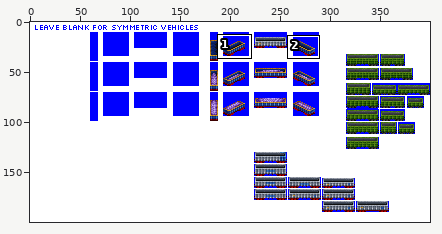
A sprite sheet gets an edit: src/graphics/pony/aggregates_car_pony_gen_5C.png. Above: a wide view before the commit, with the close-up outlined.
Close-up. Before the edit:
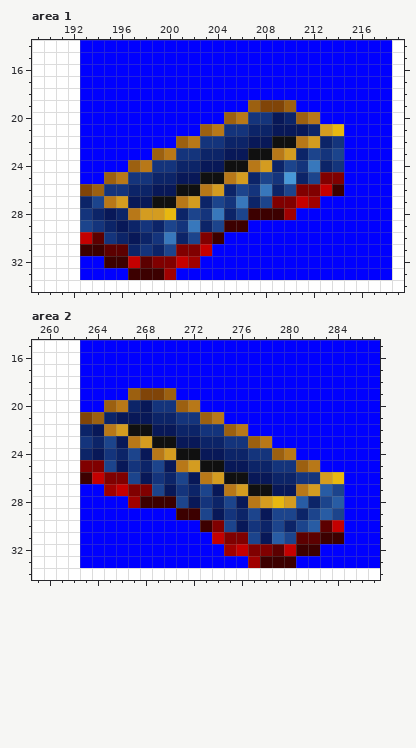
The file is 400x200 pixels. Shown: area 1: x 189..219, y 14..34; area 2: x 259..287, y 15..34. The commit also changed other parts of the picture, which this record leaves out.
The result:
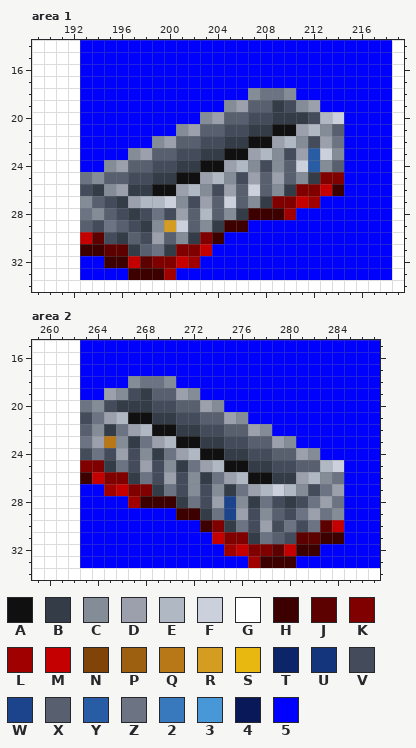
Palette (. is transparent): A #101010  B #343c48  C #848c98  D #9ca0ac  E #b0b8c4  F #ccd0dc  G #ffffff  H #3c0000  J #5c0000  K #800000  L #a00000  M #c40000  N #804408  P #9c6010  Q #b87818  R #d49c20  S #e8b810  T #0c2468  U #14347c  V #444c5c  W #1c448c  X #586070  Y #285ca4  Z #6c7484  2 #3878bc  3 #4898d8  4 #081858  5 #0000ff
The edit:
{"where": "area 1"}
{"y":18,"x":207,"old":"5555","new":"CZZC"}
{"y":19,"x":205,"old":"55PNNP55","new":"CDXXBVCD"}
{"y":20,"x":203,"old":"55PQUU4TPQ55","new":"CDXXVVBBBVEF"}
{"y":21,"x":201,"old":"55PQUUTT444TRS","new":"CDXXVVBBAADECX"}
{"y":22,"x":199,"old":"55PQUUTT44AAQRTU","new":"CDXXVVBBAADECVDZ"}
{"y":23,"x":197,"old":"55PQUUTT44AAQRTWUW","new":"CDXXVVBBAADECVDYFC"}
{"y":24,"x":195,"old":"55PQUUTT44AAQRTWU2TU","new":"CDXXVVBBAADECVCXFYCX"}
{"y":25,"x":193,"old":"55PQUUTT44AAQRTWU3TW","new":"ZCXXVVBBAADECVDXDXCB"}
{"y":26,"x":193,"old":"NPUUTT44AAQRTWU2TW","new":"VBCDBBAADECVDXFXCB"}
{"y":27,"x":193,"old":"TWQR44AAQRTWU2TW","new":"CXVBDEEFCVDXFXCB"}
{"y":28,"x":193,"old":"UT4TQRRSTWU2TW","new":"ZCXVBVZVDXEXCB"}
{"y":29,"x":193,"old":"WUT4TUTWU2TW","new":"XVZXVBCRFXCB"}
{"y":30,"x":195,"old":"UT4TU2TW","new":"VBXVDXCB"}
{"y":31,"x":197,"old":"TUTW","new":"BXZB"}
{"where": "area 2"}
{"y":18,"x":267,"old":"5555","new":"CZZC"}
{"y":19,"x":265,"old":"55PNNP55","new":"DCVBXXDC"}
{"y":20,"x":263,"old":"55PQT4UUPQ55","new":"ZCVBBBVVXXDC"}
{"y":21,"x":263,"old":"NPT444TTUUPQ55","new":"VZDEAABBVVXXDC"}
{"y":22,"x":263,"old":"T4QRAA44TTUUPQ55","new":"XCBZDEAABBVVXXDC"}
{"y":23,"x":263,"old":"UTW4QRAA44TTUUPQ55","new":"ZDQCBZDEAABBVVXXDC"}
{"y":24,"x":263,"old":"T4UTW4QRAA44TTUUPQ55","new":"VZVDVCBZDEAABBVVXXDC"}
{"y":25,"x":265,"old":"W4UTW4QRAA44TTUUPQ55","new":"BZVDVCBZDEAABBVVXXEF"}
{"y":26,"x":267,"old":"W4UTW4QRAA44TTUURS","new":"BZVDVCBZDEAABBDECZ"}
{"y":27,"x":269,"old":"W4UTW4QRAA44QRYW","new":"BZVCVCBZDEFECVZD"}
{"y":28,"x":271,"old":"W4UT","new":"BZVD"}
{"y":28,"x":276,"old":"4QRSRYTWY","new":"CBZVBVZDZ"}
{"y":29,"x":273,"old":"W4UTW4WWTWYW","new":"BZWDVCXVZDZC"}
{"y":30,"x":275,"old":"W4UTWTWY","new":"BZVDVZVZ"}
{"y":31,"x":277,"old":"W4YW","new":"BZXV"}
{"label":"changed","picture_box":[80,88,344,256]}
{"label":"changed","picture_box":[80,376,344,544]}
